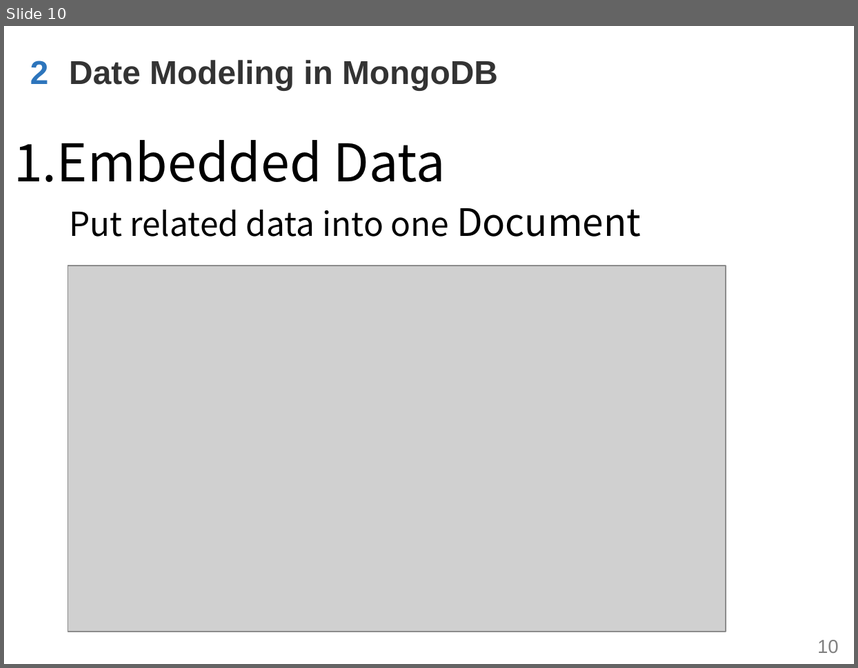
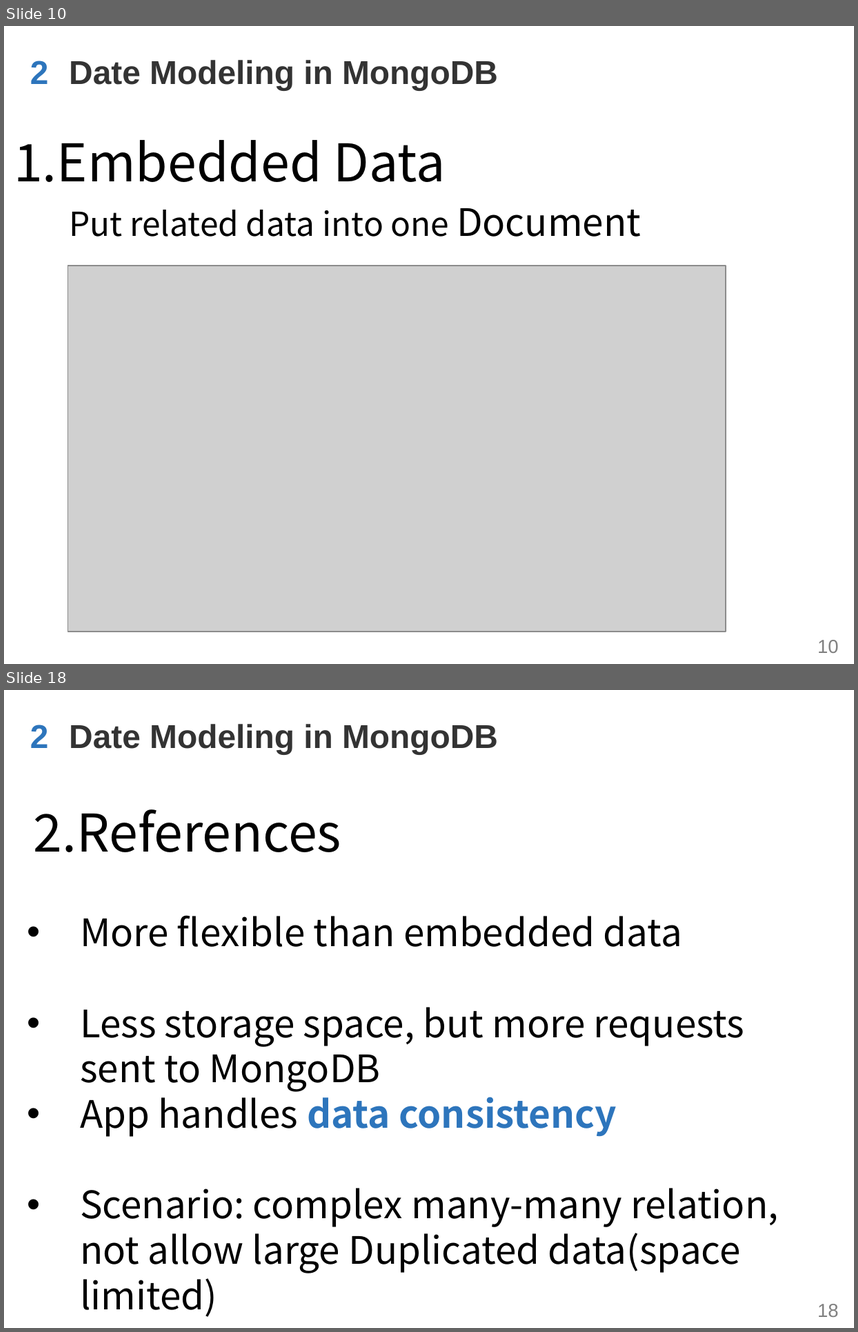
Before and after one commit to WenhaoXu/full-stack-web-course, a slide deck: db/mongodb/2017/materials/MongoDB_CH4_Modeling.pptx. Shown one above the other, each under a label of ours: slide 10 before the commit, slides 10 and 18 after it; the slides between them are not shown. The pictures are 858x668 and 858x1332 pixels, drawn with LibreOffice and Linux fonts; fonts in the diff are those of the drawing; grey boxes stand for pictures; background and template pictures are left out. Boxes give left, top, right and bottom in pixels: in the first picture for what was removed or moved away, otherwise in the second. Text is boxed around its words. In the diff, an @@ line names an element or a change of style, - is before the commit and + after.

Commit message:
[db] Finish CH4 modeling ppt

```diff
--- a/db/mongodb/2017/materials/MongoDB_CH4_Modeling.pptx
+++ b/db/mongodb/2017/materials/MongoDB_CH4_Modeling.pptx
@@ slide 18 added at (4, 690, 854, 1328), background #FFFFFF; not listed: 1 template element that a slide beside it also shows @@
@@ text added at (30, 724, 49, 748), 28 pt, text #2D75BC, bold @@
+2
@@ text added at (69, 724, 498, 754), 28 pt, text #333333, bold @@
+Date Modeling in MongoDB
@@ text added at (34, 809, 341, 852), 44 pt, text #000000 @@
+2.References
@@ text added at (80, 915, 779, 1317), 32 pt, text #000000 @@
+• More flexible than embedded data
+• Less storage space, but more requests sent to MongoDB
+• App handles data consistency
+• Scenario: complex many-many relation, not allow large Duplicated data(space limited)
```
Also in this commit, not shown: 1 slide changed, 13 other slides added.
